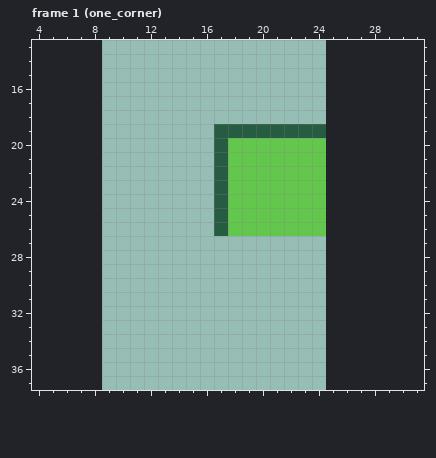
File history of a pixel-art file, assets/tiles/grass.ase. That is the earlier state.
16x80 pixels, 5 frames. Shown: frame 1 (one_corner): x 4..31, y 13..37. The old version is drawn lined up with the new one, on the new canvas. The commit also changed other frames, which this record leaves out.
Now the later version:
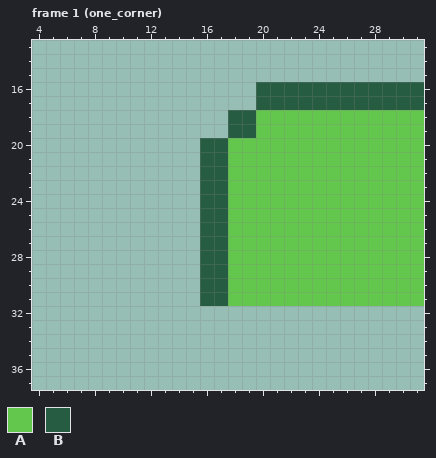
Palette (. is transparent): A #63c74d  B #265c42
From old to new:
{"change": "canvas 16x80 -> 32x160, the old top-left corner now at 9,11"}
{"where": "frame 1 (one_corner)"}
{"frame":1,"y":16,"x":20,"old":"............","new":"BBBBBBBBBBBB"}
{"frame":1,"y":17,"x":20,"old":"............","new":"BBBBBBBBBBBB"}
{"frame":1,"y":18,"x":18,"old":"..............","new":"BBAAAAAAAAAAAA"}
{"frame":1,"y":19,"x":17,"old":"B","new":"."}
{"frame":1,"y":19,"x":20,"old":"BBBBB.......","new":"AAAAAAAAAAAA"}
{"frame":1,"y":20,"x":16,"old":".","new":"B"}
{"frame":1,"y":20,"x":25,"old":".......","new":"AAAAAAA"}
{"frame":1,"y":21,"x":16,"old":".","new":"B"}
{"frame":1,"y":21,"x":25,"old":".......","new":"AAAAAAA"}
{"frame":1,"y":22,"x":16,"old":".","new":"B"}
{"frame":1,"y":22,"x":25,"old":".......","new":"AAAAAAA"}
{"frame":1,"y":23,"x":16,"old":".","new":"B"}
{"frame":1,"y":23,"x":25,"old":".......","new":"AAAAAAA"}
{"frame":1,"y":24,"x":16,"old":".","new":"B"}
{"frame":1,"y":24,"x":25,"old":".......","new":"AAAAAAA"}
{"frame":1,"y":25,"x":16,"old":".","new":"B"}
{"frame":1,"y":25,"x":25,"old":".......","new":"AAAAAAA"}
{"frame":1,"y":26,"x":16,"old":".","new":"B"}
{"frame":1,"y":26,"x":25,"old":".......","new":"AAAAAAA"}
{"frame":1,"y":27,"x":16,"old":"................","new":"BBAAAAAAAAAAAAAA"}
{"frame":1,"y":28,"x":16,"old":"................","new":"BBAAAAAAAAAAAAAA"}
{"frame":1,"y":29,"x":16,"old":"................","new":"BBAAAAAAAAAAAAAA"}
{"frame":1,"y":30,"x":16,"old":"................","new":"BBAAAAAAAAAAAAAA"}
{"frame":1,"y":31,"x":16,"old":"................","new":"BBAAAAAAAAAAAAAA"}
